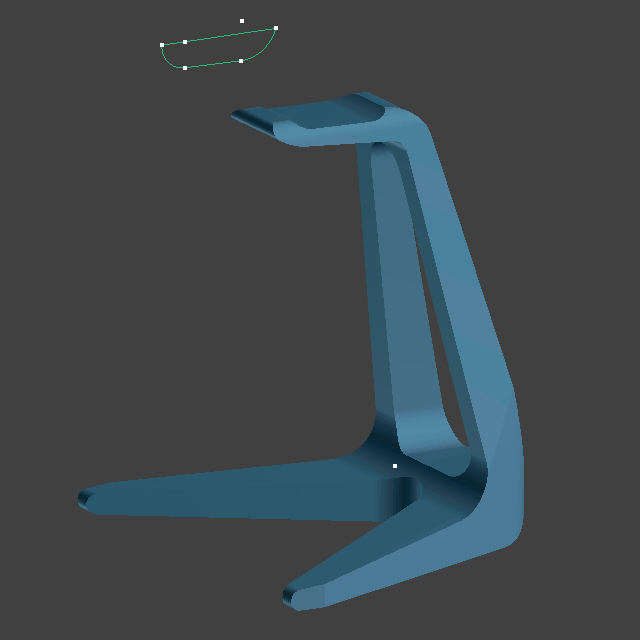
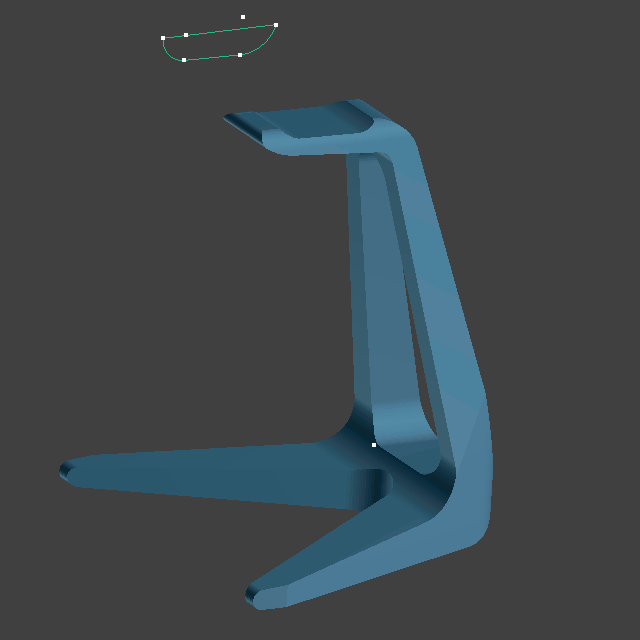
The second 640 x 640 image is a revision of the first. Changes to its layers:
renamed "6.xcf" to "6.xcf(100ms)(combine)", painted on it over <box>59,15,524,611</box>
renamed "5.xcf" to "5.xcf(100ms)(combine)", painted on it over <box>59,15,524,611</box>
renamed "4.xcf" to "4.xcf(100ms)(combine)", painted on it over <box>59,15,524,611</box>
renamed "3.xcf" to "3.xcf(100ms)(combine)", painted on it over <box>59,15,524,611</box>
renamed "2.xcf" to "2.xcf(100ms)(combine)", painted on it over <box>59,15,524,611</box>
renamed "Screenshot from 2021-05-03 12-59-42.png" to "Screenshot from 2021-05-04 00-57-50.png(100ms)", painted on it over <box>59,15,524,611</box>
